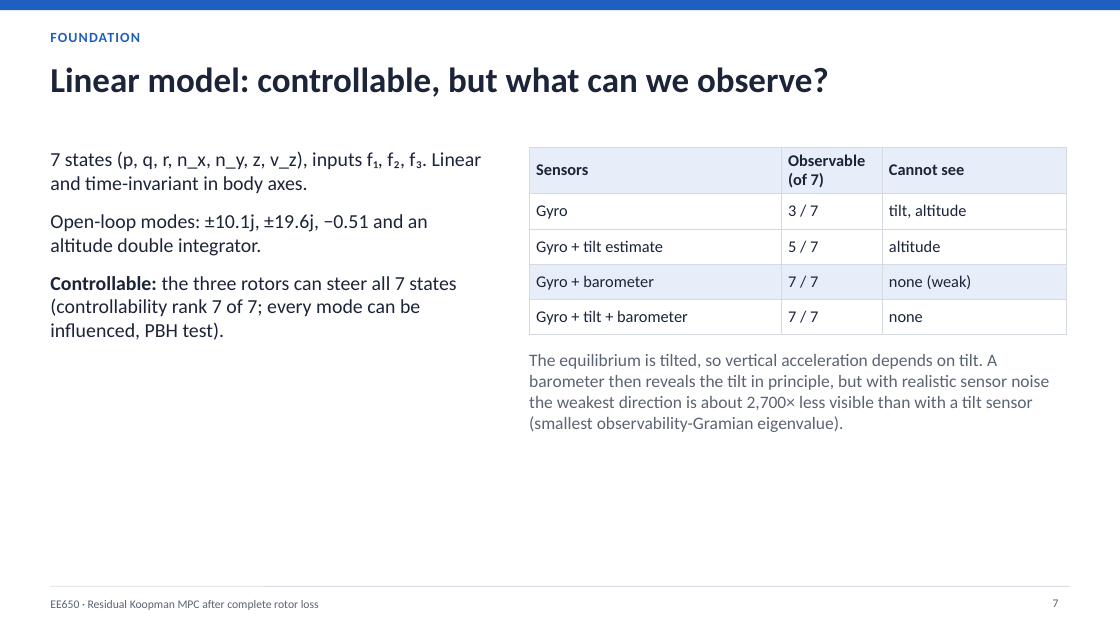
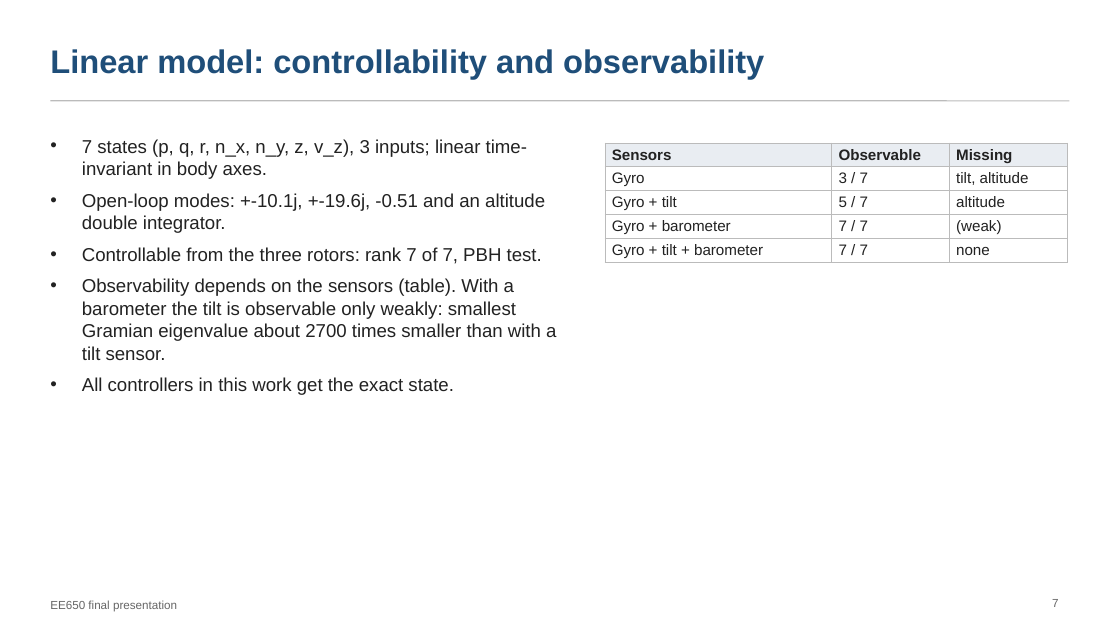
Before and after one commit to pranshuk22/quadrotor-rotor-loss-recovery, a slide deck: slide 7 of docs/deck/final-presentation.pptx. Drawn at 1120x630 pixels with LibreOffice and Linux fonts; fonts in the diff are those of the drawing. Boxes give left, top, right and bottom in pixels: in the first picture for what was removed or moved away, otherwise in the second. Text is boxed around its words. In the diff, an @@ line names an element or a change of style, - is before the commit and + after.

```diff
--- a/docs/deck/final-presentation.pptx
+++ b/docs/deck/final-presentation.pptx
@@ rectangle removed at [0, 0, 1120, 10] @@
@@ title "Linear model: controllability and observability" at [50, 49, 764, 79]: vertical alignment top to middle @@
@@ title at [50, 49, 764, 79]: text changed; size 30 to 28 pt; font Calibri to Arial; text colour #1B2438 to #1F4E79 @@
-Linear model: controllable, but what can we observe?
+Linear model: controllability and observability
@@ text removed at [50, 33, 140, 42] @@
-FOUNDATION
@@ line added from (50, 101) to (1070, 101), #BBBBBB 1 pt @@
@@ text at [82, 139, 556, 395]: text changed; size 17 to 16 pt; font Calibri to Arial; text colour #1B2438 to #222222 @@
-7 states (p, q, r, n_x, n_y, z, v_z), inputs f₁, f₂, f₃. Linear and time-invariant in body axes.
-Open-loop modes: ±10.1j, ±19.6j, −0.51 and an altitude double integrator.
-Controllable: the three rotors can steer all 7 states (controllability rank 7 of 7; every mode can be influenced, PBH test).
+• 7 states (p, q, r, n_x, n_y, z, v_z), 3 inputs; linear time-invariant in body axes.
+• Open-loop modes: +-10.1j, +-19.6j, -0.51 and an altitude double integrator.
+• Controllable from the three rotors: rank 7 of 7, PBH test.
+• Observability depends on the sensors (table). With a barometer the tilt is observable only weakly: smallest Gramian eigenvalue about 2700 times smaller than with a tilt sensor.
+• All controllers in this work get the exact state.
@@ table at [605, 143, 1067, 262] @@
-row 1, column 2: Observable (of 7)
+row 1, column 2: Observable
-row 1, column 3: Cannot see
+row 1, column 3: Missing
-row 3, column 1: Gyro + tilt estimate
+row 3, column 1: Gyro + tilt
-row 4, column 3: none (weak)
+row 4, column 3: (weak)
@@ fill #E7EEFA to #E9EDF2 in row 1 @@
@@ fill #E7EEFA to none in row 4 @@
@@ size 14 to 13 pt, font Calibri to Arial, text colour #1B2438 to #222222 in "Sensors", "Gyro", "3 / 7", "tilt, altitude" and 7 more places @@
@@ borders changed @@
@@ table: place and size @@
-table at [529, 147, 1067, 329]
+table at [605, 143, 1067, 262]
@@ text removed at [529, 354, 1049, 432] @@
-The equilibrium is tilted, so vertical acceleration depends on tilt. A barometer then reveals the tilt in principle, but with realistic sensor noise the weakest direction is about 2,700× less visible than with a tilt sensor (smallest observability-Gramian eigenvalue).
@@ line removed from (50, 586) to (1070, 586) @@
@@ text removed at [50, 600, 319, 610] @@
-EE650 · Residual Koopman MPC after complete rotor loss
@@ text added at [50, 600, 177, 612], 10 pt, text #666666 @@
+EE650 final presentation
```
Also in this commit, not shown: 17 other slides changed, 2 slides added, 4 slides removed, 4 other files.
